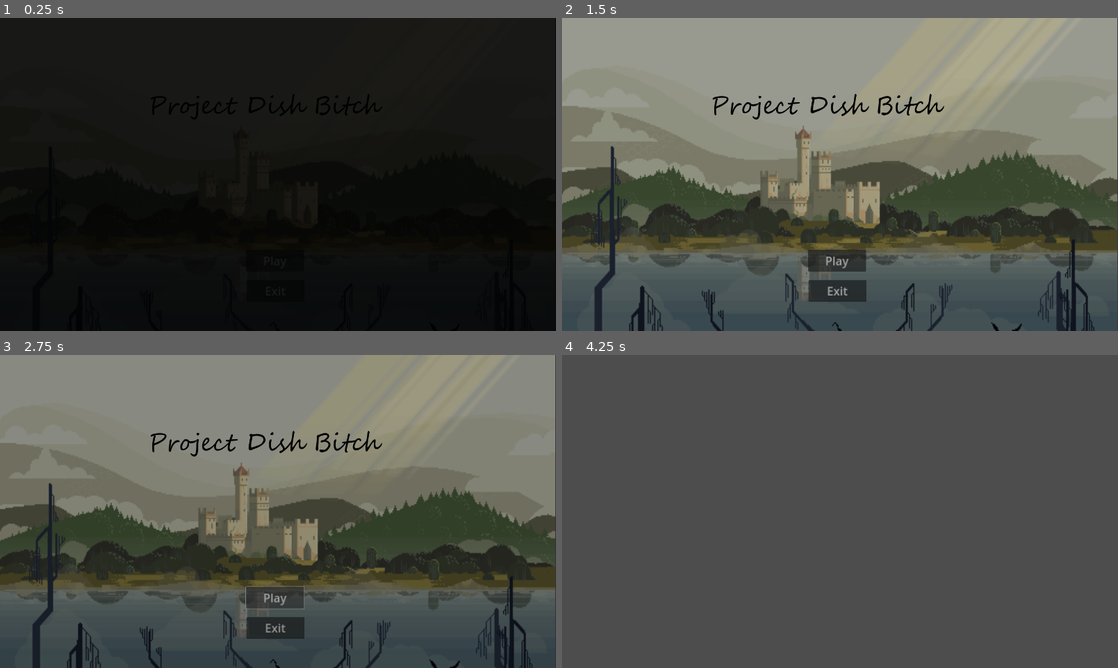
Above: before the commit, frames 1-4 (two rows, left to right).
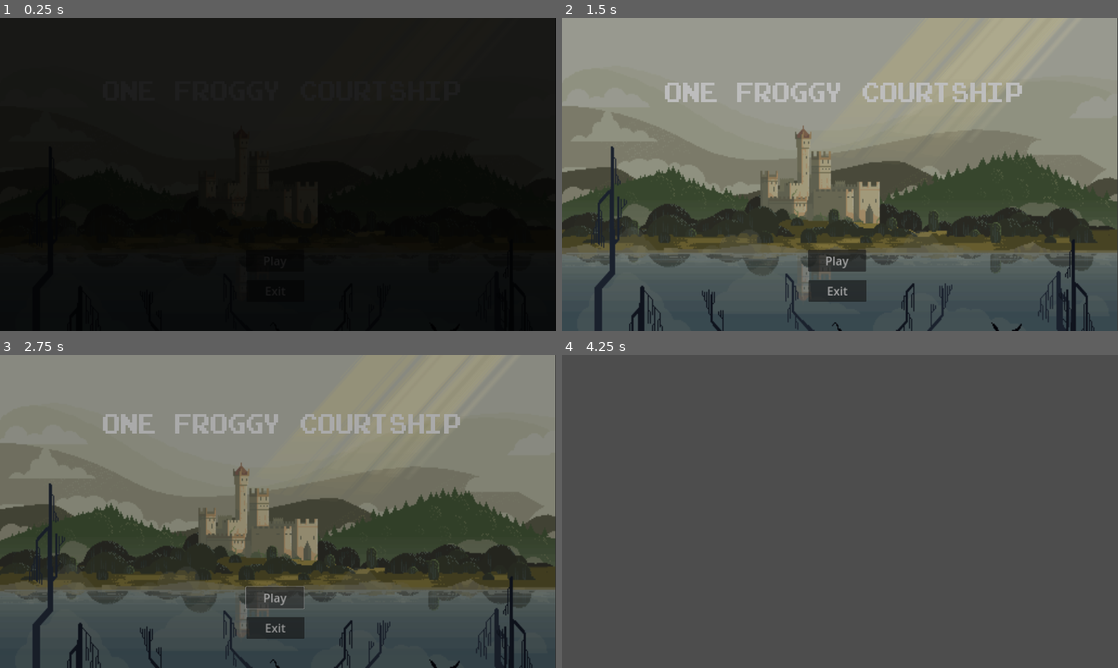
Above: after the commit, the same moments.

Repository: macpheedj/gmtk23
Game: Godot game, scene res://mainmenu.tscn
The game is run twice, just before and just after one commit, with the same random seed, the same clock (stepped at 60 frames per second) and the same inputs.
Inputs:
- Up to frame 1 (0.25 s): no input
- Up to frame 2 (1.5 s): click "Play" at 0.5 s; click "Play" at 1.25 s
- Up to frame 3 (2.75 s): click "Play" at 2 s
- Up to frame 4 (4.25 s): no input

The runs differ from the first frame. In frame 1, 0.2% of the frame differs, in the area x 27-69%, y 24-32%; in frame 2, 2.4%; in frame 3, 2.5%, in the area x 18-83%, y 18-33%; in frame 4, nothing differs.

Commit message:
adding location

Diff:
--- /dev/null
+++ b/Location.gd
@@ -0,0 +1,29 @@
+extends Node2D
+
+
+# Called when the node enters the scene tree for the first time.
+func _ready():
+	$BGAnimation.play("BG_Movement")
+
+func _on_bg_animation_animation_finished(_anim_name):
+	$BGAnimation.play("BG_Movement")
+
+
+func _on_battlefield_button_pressed():
+	$SelectUIAudio.play()
+
+
+func _on_stable_button_pressed():
+	$SelectUIAudio.play()
+
+
+func _on_meadow_button_pressed():
+	$SelectUIAudio.play()
+
+
+func _on_pc_location_button_pressed():
+	$SelectUIAudio.play()
+
+
+func _on_button_pressed():
+	$SelectUIAudio.play()
--- /dev/null
+++ b/Location.tscn
@@ -0,0 +1,118 @@
+[gd_scene load_steps=14 format=3 uid="uid://ffsr87kc4uqg"]
+
+[ext_resource type="Script" path="res://Location.gd" id="1_crnwd"]
+[ext_resource type="Texture2D" uid="uid://begq5evsdyt3d" path="res://Assets/Meadow.png" id="2_x80yp"]
+[ext_resource type="Texture2D" uid="uid://c3wqtl8qrylny" path="res://Assets/castle_background.png" id="5_8yrtu"]
+[ext_resource type="Texture2D" uid="uid://dvxywvimk2odr" path="res://Assets/Stone background.png" id="5_d3tyh"]
+[ext_resource type="Texture2D" uid="uid://d21j44nwn2cs6" path="res://Assets/HORSEY.jpg" id="6_cejmu"]
+[ext_resource type="AudioStream" uid="uid://2ktbmviy582b" path="res://Assets/MainThemeFinal.mp3" id="7_mnbfk"]
+[ext_resource type="AudioStream" uid="uid://bte7sxjd6b4nq" path="res://Assets/Menu Select.wav" id="8_7065l"]
+[ext_resource type="Texture2D" uid="uid://cmkhqr1h41nci" path="res://Assets/summer_meadow_solid_image.png" id="8_v0uek"]
+[ext_resource type="Texture2D" uid="uid://bdossjbsnu20m" path="res://Assets/StableText.png" id="10_783p7"]
+[ext_resource type="Texture2D" uid="uid://bh6g2rhqn16r3" path="res://Assets/CastleText.png" id="10_qcnpk"]
+[ext_resource type="Texture2D" uid="uid://b8xs480gqhi35" path="res://Assets/LocationPrompt.png" id="11_ptq6y"]
+
+[sub_resource type="Animation" id="Animation_5bilk"]
+resource_name = "BG_Movement"
+length = 20.0
+tracks/0/type = "value"
+tracks/0/imported = false
+tracks/0/enabled = true
+tracks/0/path = NodePath("BG:position")
+tracks/0/interp = 1
+tracks/0/loop_wrap = true
+tracks/0/keys = {
+"times": PackedFloat32Array(0, 10, 20),
+"transitions": PackedFloat32Array(1, 1, 1),
+"update": 0,
+"values": [Vector2(0, 0), Vector2(-5750, -3250), Vector2(0, 0)]
+}
+
+[sub_resource type="AnimationLibrary" id="AnimationLibrary_0lk8f"]
+_data = {
+"BG_Movement": SubResource("Animation_5bilk")
+}
+
+[node name="Node2D" type="Node2D"]
+script = ExtResource("1_crnwd")
+
+[node name="BG" type="TextureRect" parent="."]
+show_behind_parent = true
+offset_right = 7680.0
+offset_bottom = 4320.0
+texture = ExtResource("5_d3tyh")
+
+[node name="BGAnimation" type="AnimationPlayer" parent="."]
+libraries = {
+"": SubResource("AnimationLibrary_0lk8f")
+}
+
+[node name="MainTheme" type="AudioStreamPlayer" parent="."]
+stream = ExtResource("7_mnbfk")
+autoplay = true
+
+[node name="SelectUIAudio" type="AudioStreamPlayer2D" parent="."]
+stream = ExtResource("8_7065l")
+volume_db = 20.0
+
+[node name="BattlefieldButton" type="Button" parent="."]
+offset_left = 177.0
+offset_top = 305.0
+offset_right = 607.0
+offset_bottom = 549.0
+icon = ExtResource("5_8yrtu")
+expand_icon = true
+
+[node name="StableButton" type="Button" parent="."]
+offset_left = 1244.0
+offset_top = 314.0
+offset_right = 1674.0
+offset_bottom = 558.0
+icon = ExtResource("6_cejmu")
+icon_alignment = 1
+expand_icon = true
+
+[node name="MeadowButton" type="Button" parent="."]
+offset_left = 704.0
+offset_top = 309.0
+offset_right = 1134.0
+offset_bottom = 553.0
+icon = ExtResource("8_v0uek")
+expand_icon = true
+
+[node name="MeadowText" type="TextureRect" parent="."]
+offset_left = 776.0
+offset_top = 545.0
+offset_right = 1276.0
+offset_bottom = 695.0
+scale = Vector2(0.6, 0.6)
+texture = ExtResource("2_x80yp")
+
+[node name="StableText" type="TextureRect" parent="."]
+offset_left = 1308.0
+offset_top = 552.0
+offset_right = 1808.0
+offset_bottom = 702.0
+scale = Vector2(0.6, 0.6)
+texture = ExtResource("10_783p7")
+
+[node name="CastleText" type="TextureRect" parent="."]
+offset_left = 259.0
+offset_top = 545.0
+offset_right = 759.0
+offset_bottom = 695.0
+scale = Vector2(0.6, 0.6)
+texture = ExtResource("10_qcnpk")
+
+[node name="PrompText" type="TextureRect" parent="."]
+offset_left = 397.0
+offset_top = 728.0
+offset_right = 2319.0
+offset_bottom = 1035.0
+scale = Vector2(0.6, 0.6)
+texture = ExtResource("11_ptq6y")
+
+[connection signal="animation_finished" from="BGAnimation" to="." method="_on_bg_animation_animation_finished"]
+[connection signal="pressed" from="BattlefieldButton" to="." method="_on_button_pressed"]
+[connection signal="pressed" from="StableButton" to="." method="_on_button_pressed"]
+[connection signal="pressed" from="MeadowButton" to="." method="_on_button_pressed"]
--- a/mainmenu.gd
+++ b/mainmenu.gd
@@ -2,6 +2,7 @@
 
 func _ready():
 	$FadeIn.play("Fade_In")
+	$TitleFloat.play("Title_Float")
 
 func _on_play_pressed():
 	$SelectUIAudio.play()
@@ -15,3 +16,8 @@
 	$FadeOut.play("Fade_Out")
 	await get_tree().create_timer(2).timeout
 	get_tree().quit()
+
+
+
+func _on_title_float_animation_finished(_anim_name):
+	$TitleFloat.play("Title_Float")
--- a/mainmenu.tscn
+++ b/mainmenu.tscn
@@ -1,8 +1,8 @@
-[gd_scene load_steps=10 format=3 uid="uid://dy2805chf0en1"]
+[gd_scene load_steps=12 format=3 uid="uid://dy2805chf0en1"]
 
 [ext_resource type="Script" path="res://mainmenu.gd" id="1_rwybm"]
 [ext_resource type="Texture2D" uid="uid://dgqgmxhmq3heh" path="res://Assets/Background-3.png" id="2_56mxv"]
-[ext_resource type="Texture2D" uid="uid://dsk1vxckx8f1b" path="res://Project Dish Bitch.png" id="3_u8e07"]
+[ext_resource type="Texture2D" uid="uid://bmdegv2rjq7j2" path="res://Assets/TitleText.png" id="3_4eo46"]
 [ext_resource type="AudioStream" uid="uid://bte7sxjd6b4nq" path="res://Assets/Menu Select.wav" id="4_xrb50"]
 [ext_resource type="AudioStream" uid="uid://2ktbmviy582b" path="res://Assets/MainThemeFinal.mp3" id="5_l162h"]
 
@@ -72,6 +72,27 @@
 "Fade_Out": SubResource("Animation_evt7g")
 }
 
+[sub_resource type="Animation" id="Animation_pm230"]
+resource_name = "Title_Float"
+length = 4.0
+tracks/0/type = "value"
+tracks/0/imported = false
+tracks/0/enabled = true
+tracks/0/path = NodePath("BG/Title:position")
+tracks/0/interp = 1
+tracks/0/loop_wrap = true
+tracks/0/keys = {
+"times": PackedFloat32Array(0, 0.5, 1, 2.3, 3, 4),
+"transitions": PackedFloat32Array(1, 1, 1.03526, 1, 1, 1),
+"update": 0,
+"values": [Vector2(340, 154), Vector2(340, 161), Vector2(340, 169), Vector2(340, 149), Vector2(340, 139), Vector2(340, 154)]
+}
+
+[sub_resource type="AnimationLibrary" id="AnimationLibrary_k11sc"]
+_data = {
+"Title_Float": SubResource("Animation_pm230")
+}
+
 [node name="Control" type="Control"]
 layout_mode = 3
 anchors_preset = 15
@@ -113,9 +134,9 @@
 layout_mode = 0
 offset_left = 340.0
 offset_top = 154.0
-offset_right = 1530.0
-offset_bottom = 423.0
-texture = ExtResource("3_u8e07")
+offset_right = 1640.0
+offset_bottom = 402.0
+texture = ExtResource("3_4eo46")
 
 [node name="SelectUIAudio" type="AudioStreamPlayer2D" parent="."]
 stream = ExtResource("4_xrb50")
@@ -144,6 +165,12 @@
 "": SubResource("AnimationLibrary_ulqrb")
 }
 
+[node name="TitleFloat" type="AnimationPlayer" parent="."]
+libraries = {
+"": SubResource("AnimationLibrary_k11sc")
+}
+
 [connection signal="pressed" from="BG/Play" to="." method="_on_play_pressed"]
 [connection signal="pressed" from="BG/Exit" to="." method="_on_exit_pressed"]
 [connection signal="timeout" from="Timer" to="." method="_on_timer_timeout"]
+[connection signal="animation_finished" from="TitleFloat" to="." method="_on_title_float_animation_finished"]
Binary file added: Assets/Battlefield.png
Not shown, added: Assets/Battlefield.png.import
Binary file added: Assets/CastleText.png
Not shown, added: Assets/CastleText.png.import
Binary file added: Assets/HORSEY.jpg
Not shown, added: Assets/HORSEY.jpg.import
Binary file added: Assets/LocationPrompt.png
Not shown, added: Assets/LocationPrompt.png.import
Binary file added: Assets/Meadow.png
Not shown, added: Assets/Meadow.png.import
Binary file added: Assets/PC Location.png
Not shown, added: Assets/PC Location.png.import
(and 14 more such lines)
